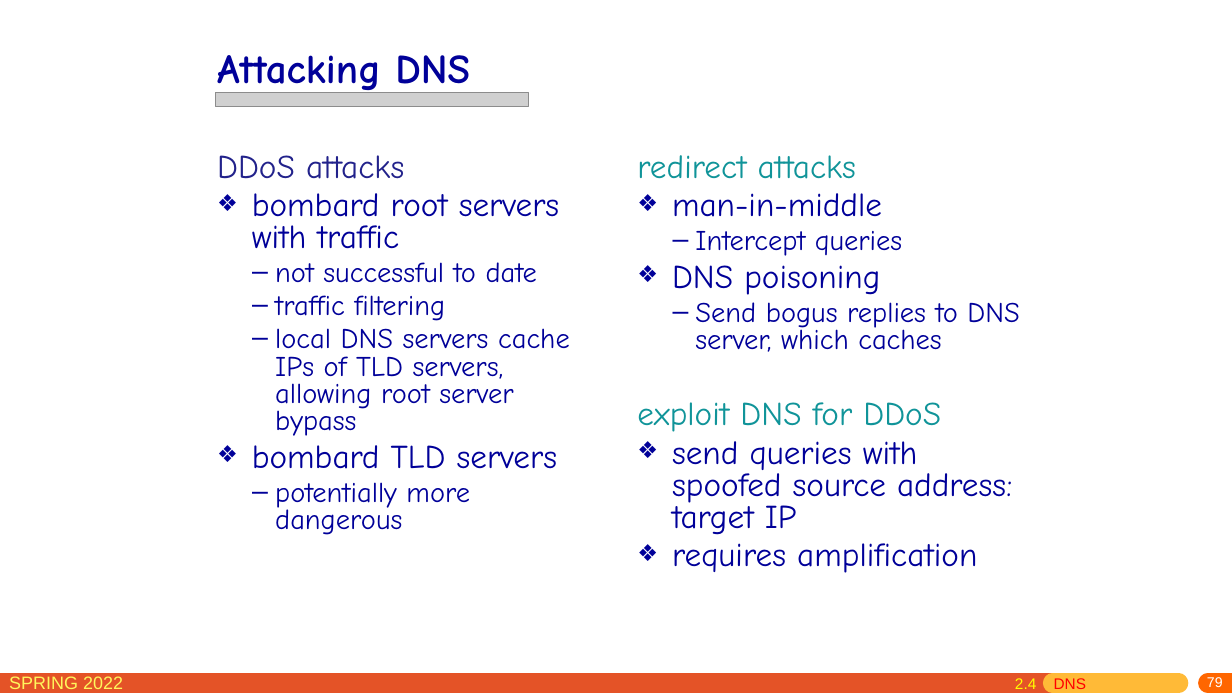
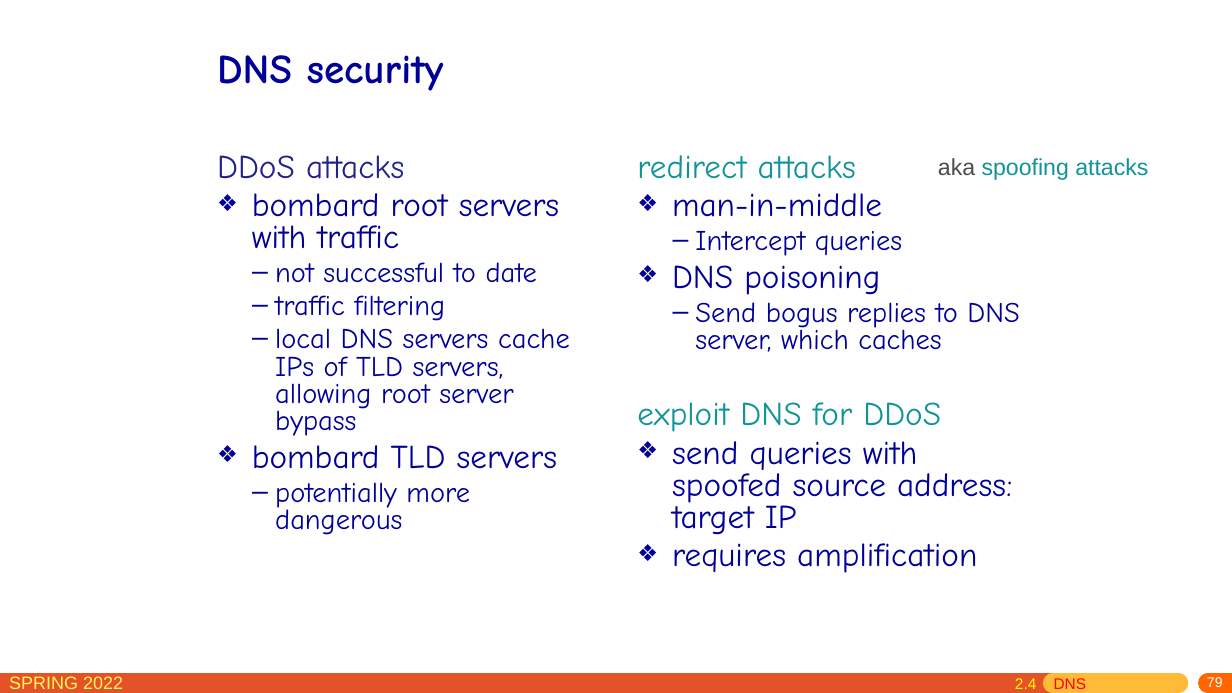
Before and after one commit to network-whu/slides, a slide deck: slide 79 of pptx/chapter2.pptx. Drawn at 1232x693 pixels with LibreOffice and Linux fonts; fonts in the diff are those of the drawing; grey boxes stand for pictures. Boxes give left, top, right and bottom in pixels: in the first picture for what was removed or moved away, otherwise in the second. Text is boxed around its words. In the diff, an @@ line names an element or a change of style, - is before the commit and + after.

```diff
--- a/pptx/chapter2.pptx
+++ b/pptx/chapter2.pptx
@@ title at (217,55,444,91): text changed @@
-Attacking DNS
+DNS security
@@ picture removed at (215,92,529,106) @@
@@ text added at (938,158,1148,180), 18 pt, text #109499 @@
+aka spoofing attacks
```
Also in this commit, not shown: 61 other slides changed, 1 slide added, 1 other file.
